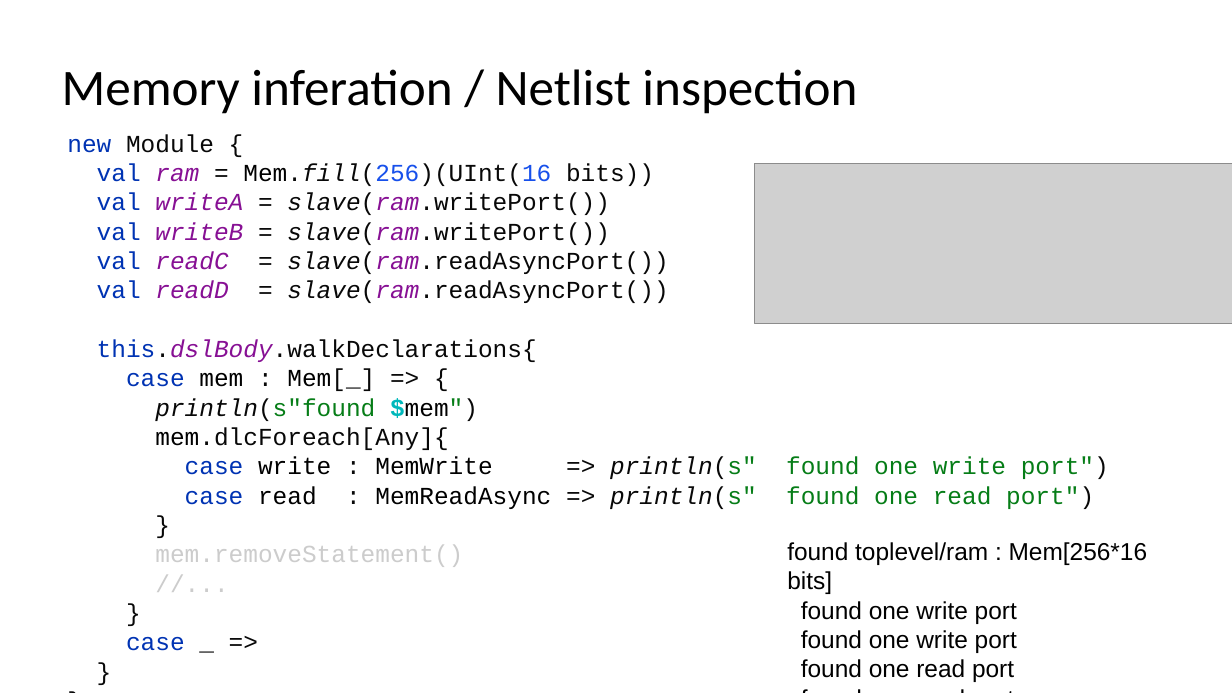
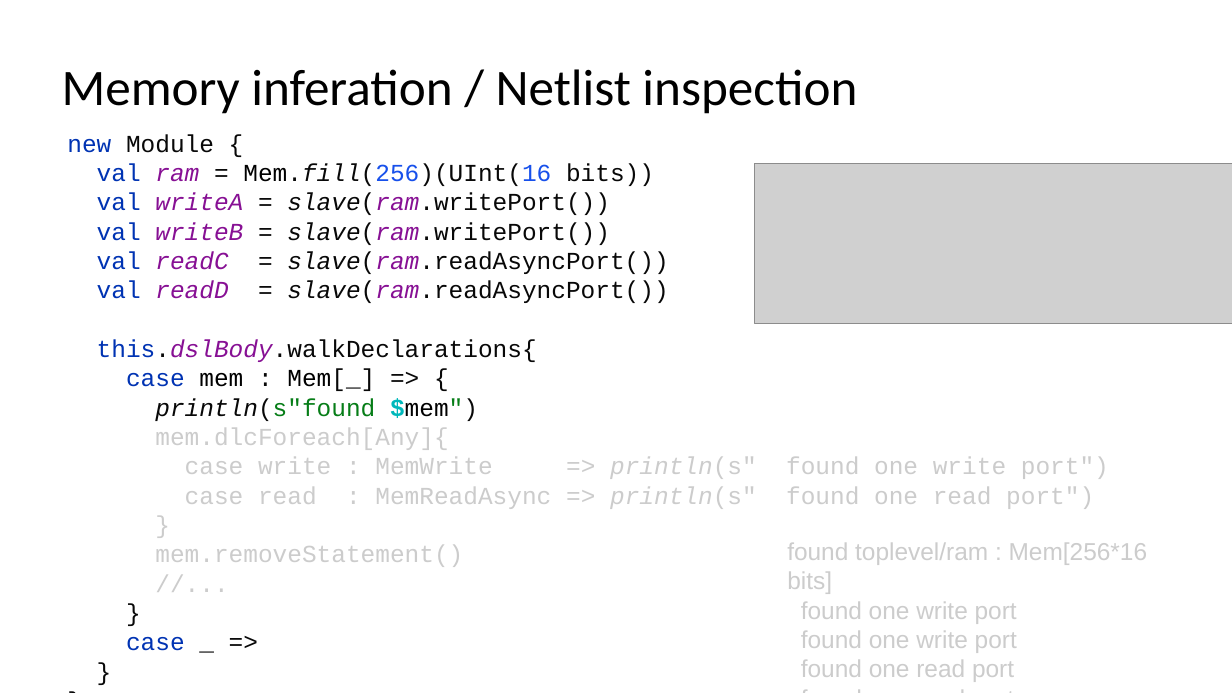
Before and after one commit to SpinalHDL/SpinalDoc, a slide deck: slide 36 of presentation/en/fsic_070722/fsic_070722.odp (slide 37 before the commit). Drawn at 1232x693 pixels with LibreOffice and Linux fonts; fonts in the diff are those of the drawing; grey boxes stand for pictures. Boxes give left, top, right and bottom in pixels: in the first picture for what was removed or moved away, otherwise in the second. Text is boxed around its words. In the diff, an @@ line names an element or a change of style, - is before the commit and + after.

```diff
--- a/presentation/en/fsic_070722/fsic_070722.odp
+++ b/presentation/en/fsic_070722/fsic_070722.odp
@@ text at box(67, 134, 1094, 509): text colour #000000 to #CCCCCC in "mem.dlcForeach[Any]{ write MemWrite read MemReadAsync"; text colour #080808 to #CCCCCC in "mem.dlcForeach[Any]{ : => println(s" port") : => ..."; text colour #0033B3 to #CCCCCC in "case case"; text colour #067D17 to #CCCCCC in "println(s" found one write port") println(s" found ..." @@
@@ text "found toplevel/ram : Mem[256*16 bits]" at box(787, 543, 1148, 682): text colour #000000 to #CCCCCC @@
```
Also in this commit, not shown: 1 other slide changed, 2 slides added.
